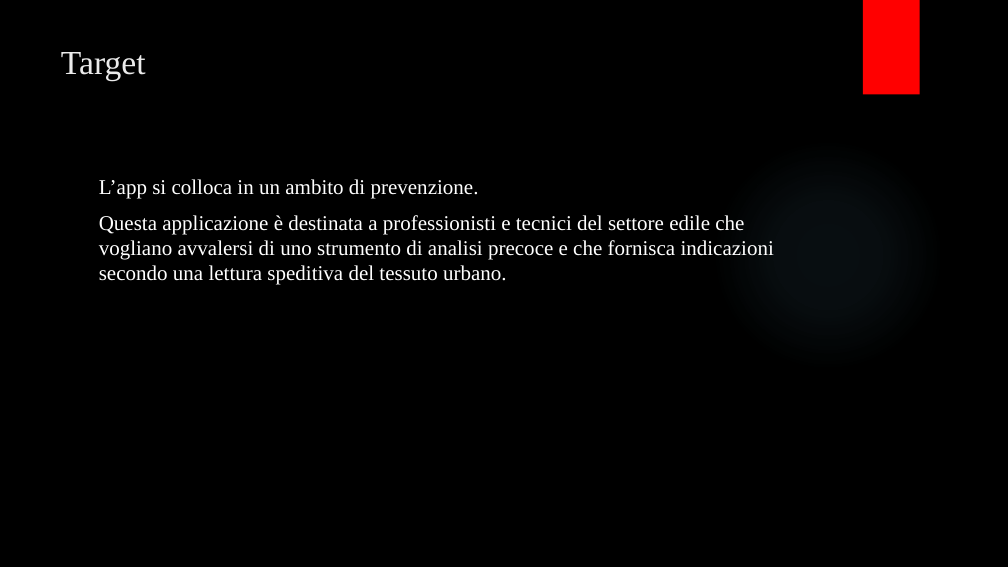
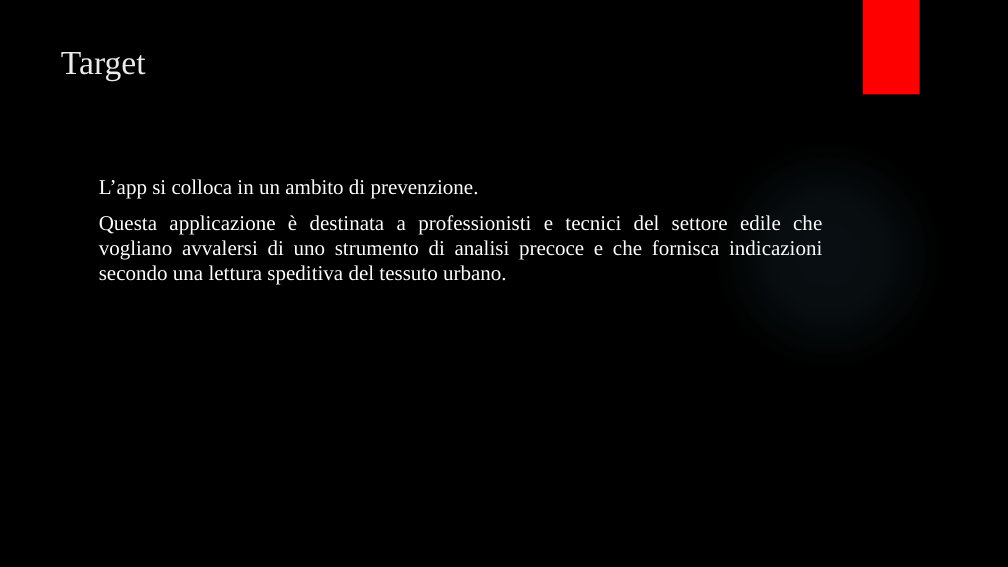
Before and after one commit to MetalGandix/ProjectSeiApp, a slide deck: slide 4 of SeiAppPP.pptx. Drawn at 1008x567 pixels with LibreOffice and Linux fonts; fonts in the diff are those of the drawing; background and template pictures are left out. Boxes give left, top, right and bottom in pixels: in the first picture for what was removed or moved away, otherwise in the second. Text is boxed around its words. In the diff, an @@ line names an element or a change of style, - is before the commit and + after.

```diff
--- a/SeiAppPP.pptx
+++ b/SeiAppPP.pptx
@@ text "L’app si colloca in un ..." at <box>99,179,822,285</box>: alignment left to justified @@
```
Also in this commit, not shown: 3 other slides changed, 1 other file.
